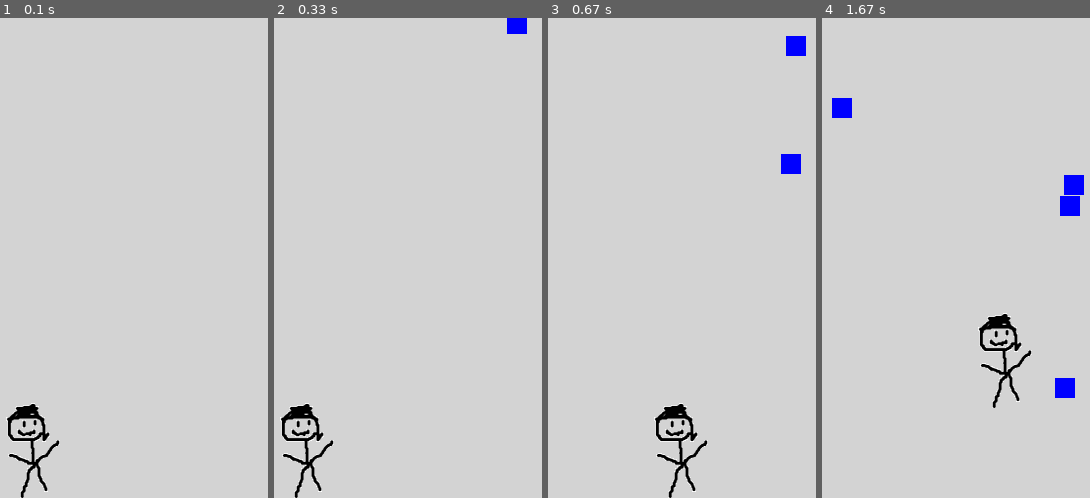
Above: before the commit, frames 1-4 (left to right).
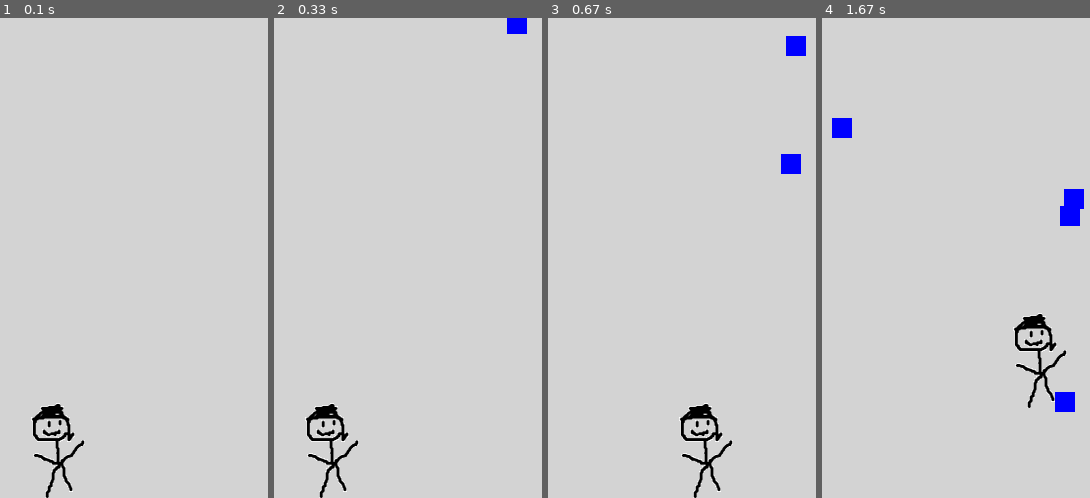
Above: after the commit, the same moments.

Repository: EnragedBread/how_to_pygame
Game: pygame game, started from main.py
Two runs of this game, one before a commit and one after it. Both use one fixed random seed, a clock stepped at 60 frames per second and the inputs below.
Inputs:
- Up to frame 1 (0.1 s): no input
- Up to frame 2 (0.33 s): no input
- Up to frame 3 (0.67 s): hold D from 0.33 s (still down)
- Up to frame 4 (1.67 s): release D at 0.8 s; hold W 0.83-1.13 s; hold D 1.17-1.63 s

The runs differ from the first frame. In frame 1, 2.0% of the frame differs, in the area x 2-32%, y 80-100%; in frame 2, 2.0%; in frame 3, 2.0%; in frame 4, 3.6%, in the area x 3-98%, y 16-83%.

Commit message:
add a hitbox to the player

Diff:
--- a/main.py
+++ b/main.py
@@ -6,6 +6,13 @@
 
 SCREEN_WIDTH = 640
 SCREEN_HEIGHT = 480
+
+def hitbox_collision(player, entity):
+    hitbox = player.hitbox
+    rect = entity.rect
+    if (rect.x + rect.width) > hitbox[0] and rect.x < (hitbox[0] + hitbox[2]):
+        if (rect.y + rect.height) > hitbox[1] and rect.y < (hitbox[1] + hitbox[3]):
+            return True
 
 class Enemy(pygame.sprite.Sprite):
     def __init__(self):
@@ -33,8 +40,9 @@
 class Player(pygame.sprite.Sprite):
     def __init__(self):
         super().__init__()
-        self.surf = pygame.image.load('player_1.png')
+        self.surf = pygame.image.load('player_1.png').convert()
         self.surf.set_colorkey(pygame.Color('white'), RLEACCEL)
+        print(f"color key = {self.surf.get_colorkey()}")
         #use for custom no transparent background image
         #self.surf = pygame.image.load('yourimagehere.png').convert()
         self.rect = self.surf.get_rect(
@@ -44,9 +52,11 @@
             )
         )
         self.speed = 5
+        self.hitbox = pygame.Rect(self.rect.x + 10, self.rect.y + 10, self.rect.width - 20, self.rect.height -  20)
 
     def render(self, screen):
         screen.blit(self.surf, self.rect)
+        #pygame.draw.rect(screen, pygame.Color('yellow'), self.hitbox, 2)
 
     def handle_event(self, event):
         pass
@@ -69,6 +79,8 @@
             self.rect.top = 0
         elif self.rect.bottom > SCREEN_HEIGHT:
             self.rect.bottom = SCREEN_HEIGHT
+
+        self.hitbox = pygame.Rect(self.rect.x + 10, self.rect.y + 10, self.rect.width - 20, self.rect.height -  20)
 
 pygame.init()
 screen = pygame.display.set_mode((SCREEN_WIDTH, SCREEN_HEIGHT))
@@ -105,7 +117,7 @@
 
     pygame.display.flip()
 
-    if pygame.sprite.spritecollideany(player, enemies):
+    if pygame.sprite.spritecollideany(player, enemies, hitbox_collision):
         time.sleep(2)
         player.kill()
         running = False
Binary file changed: player_1.png
